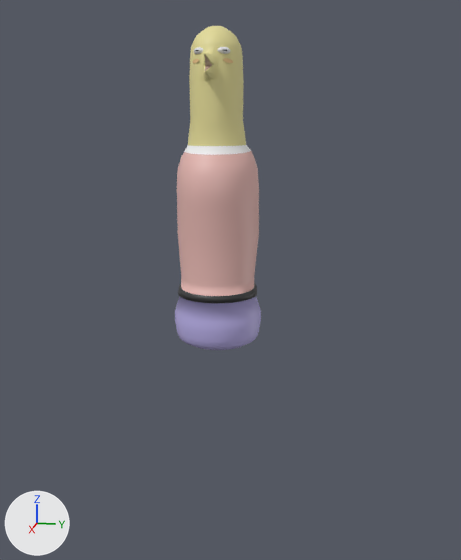
Renders of the Blender file TresFabulasGeniales/Assets/Personajes/CikkanHembra1/cikkanHembra1.blend from each side of a commit.
The view is the same before and after, from a 50 mm camera at (10.31, 2.27, 3.65) aimed at (0.06, 0.22, 1.09). The axes (+X, +Y, +Z) are drawn at lower left. The lights are the same throughout.
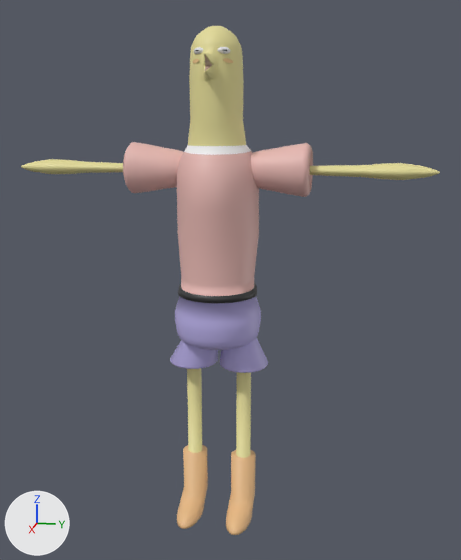
Location of each change, (x1, y1, x2, y2) in pixels of the pictures (461 x 560 px):
'Cylinder', reshaped (383% wider, 57% taller)
    before: (175, 26, 261, 350)
    after: (21, 26, 440, 535)
part 1 of me_cylinder, added
    after: (251, 143, 440, 197)
part 2 of me_cylinder, added
    after: (21, 142, 184, 193)
part 3 of me_cylinder, added (beige)
    after: (170, 340, 218, 529)
part 4 of me_cylinder, added
    after: (220, 337, 268, 535)

The change, as a diff of the scene's bpy script:
```diff
--- a/TresFabulasGeniales/Assets/Personajes/CikkanHembra1/cikkanHembra1.blend.py
+++ b/TresFabulasGeniales/Assets/Personajes/CikkanHembra1/cikkanHembra1.blend.py
@@ mat_material_010 @@
+mat_material_010 = principled_material('Material.010')
+mat_material_010.base_color = (0.8, 0.488, 0.234)  # beige #e7b985
@@ mat_material @@
+mat_material = principled_material('Material')
+mat_material.base_color = (0.8, 0.186, 0.158)  # red #e7776f
@@ me_cylinder @@
 # used by ob_cylinder; location = (0.0, 0.0, 4.44); scale = (1.39, 1.39, 1.39)
-me_cylinder.from_pydata(...)  # 1608 vertices, 1460 faces; spans x -0.46..0.65, y -0.53..0.53, z -3.19..0.46
+me_cylinder.from_pydata(...)  # 4968 vertices, 4700 faces; spans x -0.46..0.65, y -2.49..2.49, z -5.5..0.46
+# me_cylinder part 1: a new loose piece of 1040 vertices spanning x -0.3..0.3, y 0.19..2.49, z -1.4..-0.79
+# me_cylinder part 2: a new loose piece of 1040 vertices spanning x -0.3..0.3, y -2.49..-0.19, z -1.4..-0.79
+# me_cylinder part 3: a new loose piece of 640 vertices spanning x -0.31..0.65, y -0.63..-0.02, z -5.5..-2.74
+# me_cylinder part 4: a new loose piece of 640 vertices spanning x -0.31..0.65, y 0.01..0.62, z -5.5..-2.74
 me_cylinder.materials.append(mat_material_001)
@@ me_cylinder @@
 me_cylinder.materials.append(mat_material_009)
+me_cylinder.materials.append(mat_material)  # red #e7776f
+me_cylinder.materials.append(mat_material_010)  # beige #e7b985
```
